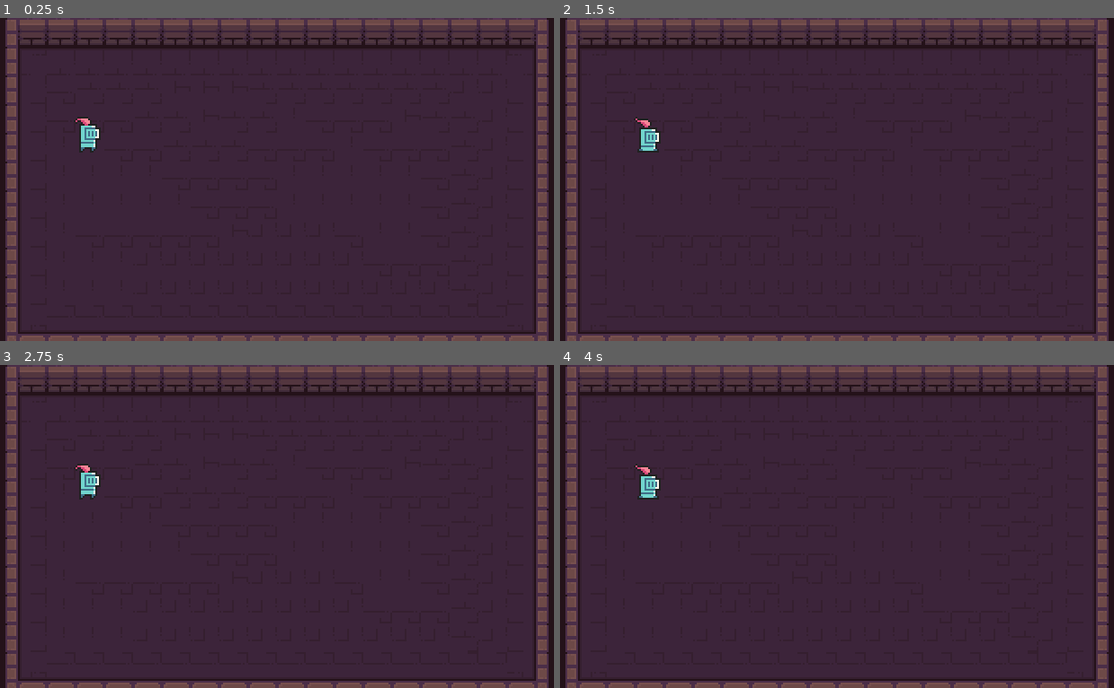
Above: before the commit, frames 1-4 (two rows, left to right).
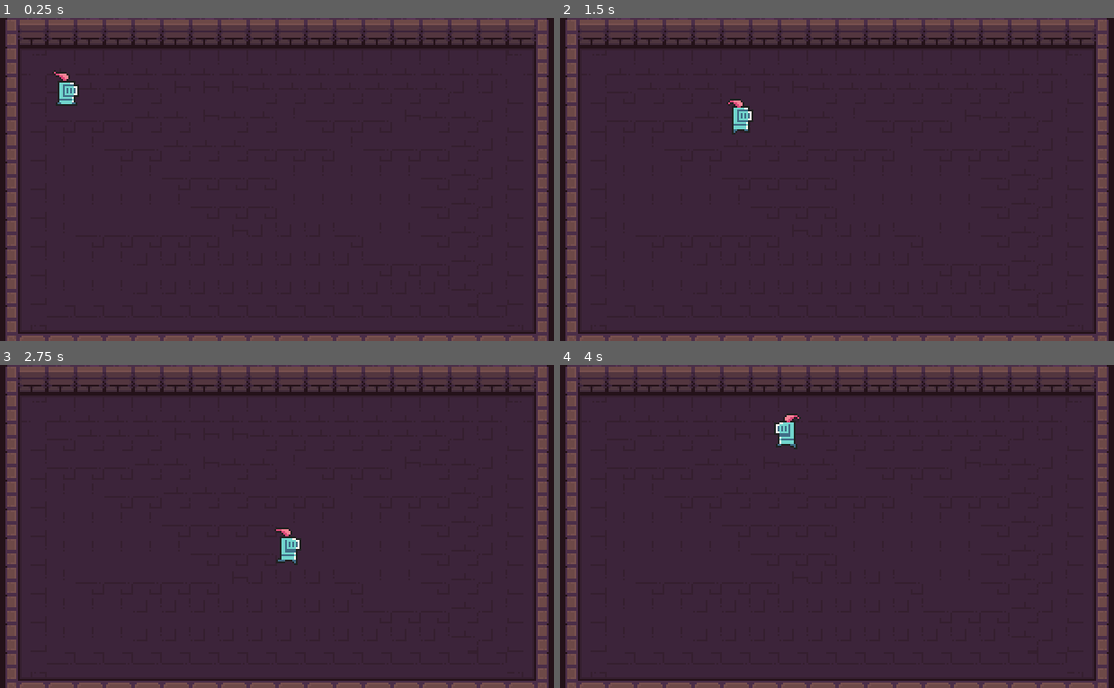
Above: after the commit, the same moments.

Repository: eleniums/dungeon-crawler
Game: Godot game, scene res://levels/sandbox/sandbox.tscn
The game is run twice, just before and just after one commit, with the same random seed, the same clock (stepped at 60 frames per second) and the same inputs.
Inputs:
- Up to frame 1 (0.25 s): no input
- Up to frame 2 (1.5 s): hold Right (ui_right) 0.53-1.28 s; hold Down (ui_down) from 1.28 s (still down)
- Up to frame 3 (2.75 s): release Down (ui_down) at 2.03 s; hold Right (ui_right) from 2.03 s (still down)
- Up to frame 4 (4 s): release Right (ui_right) at 2.78 s; hold Up (ui_up) 2.78-3.53 s; hold Left (ui_left) from 3.53 s (still down)

The runs differ from the first frame. In frame 1, 0.7% of the frame differs, in the area x 9-19%, y 16-42%; in frame 2, 0.7%; in frame 3, 0.7%, in the area x 13-55%, y 30-62%; in frame 4, 0.7%.

Commit message:
Basic knight movement

Diff:
--- a/characters/player/knight/Knight.tscn
+++ b/characters/player/knight/Knight.tscn
@@ -1,6 +1,7 @@
-[gd_scene load_steps=12 format=2]
+[gd_scene load_steps=13 format=2]
 
 [ext_resource path="res://assets/0x72_DungeonTilesetII_v1.4.png" type="Texture" id=1]
+[ext_resource path="res://characters/player/knight/Player.gd" type="Script" id=2]
 
 [sub_resource type="AtlasTexture" id=1]
 atlas = ExtResource( 1 )
@@ -50,16 +51,15 @@
 [sub_resource type="RectangleShape2D" id=10]
 extents = Vector2( 4, 3 )
 
-[node name="Player" type="Node2D"]
+[node name="Player_Knight" type="KinematicBody2D"]
+script = ExtResource( 2 )
 
 [node name="AnimatedSprite" type="AnimatedSprite" parent="."]
 frames = SubResource( 9 )
 animation = "idle"
-frame = 3
+frame = 1
 playing = true
 
-[node name="KinematicBody2D" type="KinematicBody2D" parent="."]
-
-[node name="CollisionShape2D" type="CollisionShape2D" parent="KinematicBody2D"]
+[node name="CollisionShape2D" type="CollisionShape2D" parent="."]
 position = Vector2( 0, 13 )
 shape = SubResource( 10 )
--- /dev/null
+++ b/characters/player/knight/Player.gd
@@ -0,0 +1,37 @@
+extends KinematicBody2D
+
+export var MOVE_SPEED = 85
+
+var _velocity = Vector2()
+
+# Called when the node enters the scene tree for the first time.
+func _ready():
+	pass # Replace with function body.
+
+
+# Called every frame. 'delta' is the elapsed time since the previous frame.
+func _process(delta):
+	if Input.is_action_pressed("ui_right"):
+		_velocity.x = MOVE_SPEED
+		$AnimatedSprite.flip_h = false
+		$AnimatedSprite.animation = "move"
+	elif Input.is_action_pressed("ui_left"):
+		_velocity.x = -MOVE_SPEED
+		$AnimatedSprite.flip_h = true
+		$AnimatedSprite.animation = "move"
+	else:
+		_velocity.x = 0
+
+	if Input.is_action_pressed("ui_down"):
+		_velocity.y = MOVE_SPEED
+		$AnimatedSprite.animation = "move"
+	elif Input.is_action_pressed("ui_up"):
+		_velocity.y = -MOVE_SPEED
+		$AnimatedSprite.animation = "move"
+	else:
+		_velocity.y = 0
+
+	if _velocity == Vector2.ZERO:
+		$AnimatedSprite.animation = "idle"
+
+	move_and_slide(_velocity, Vector2.UP)
--- a/levels/sandbox/sandbox.tscn
+++ b/levels/sandbox/sandbox.tscn
@@ -873,5 +873,5 @@
 "_edit_lock_": true
 }
 
-[node name="Player" parent="." instance=ExtResource( 2 )]
-position = Vector2( 55, 59 )
+[node name="Player_Knight" parent="." instance=ExtResource( 2 )]
+position = Vector2( 43, 33 )
